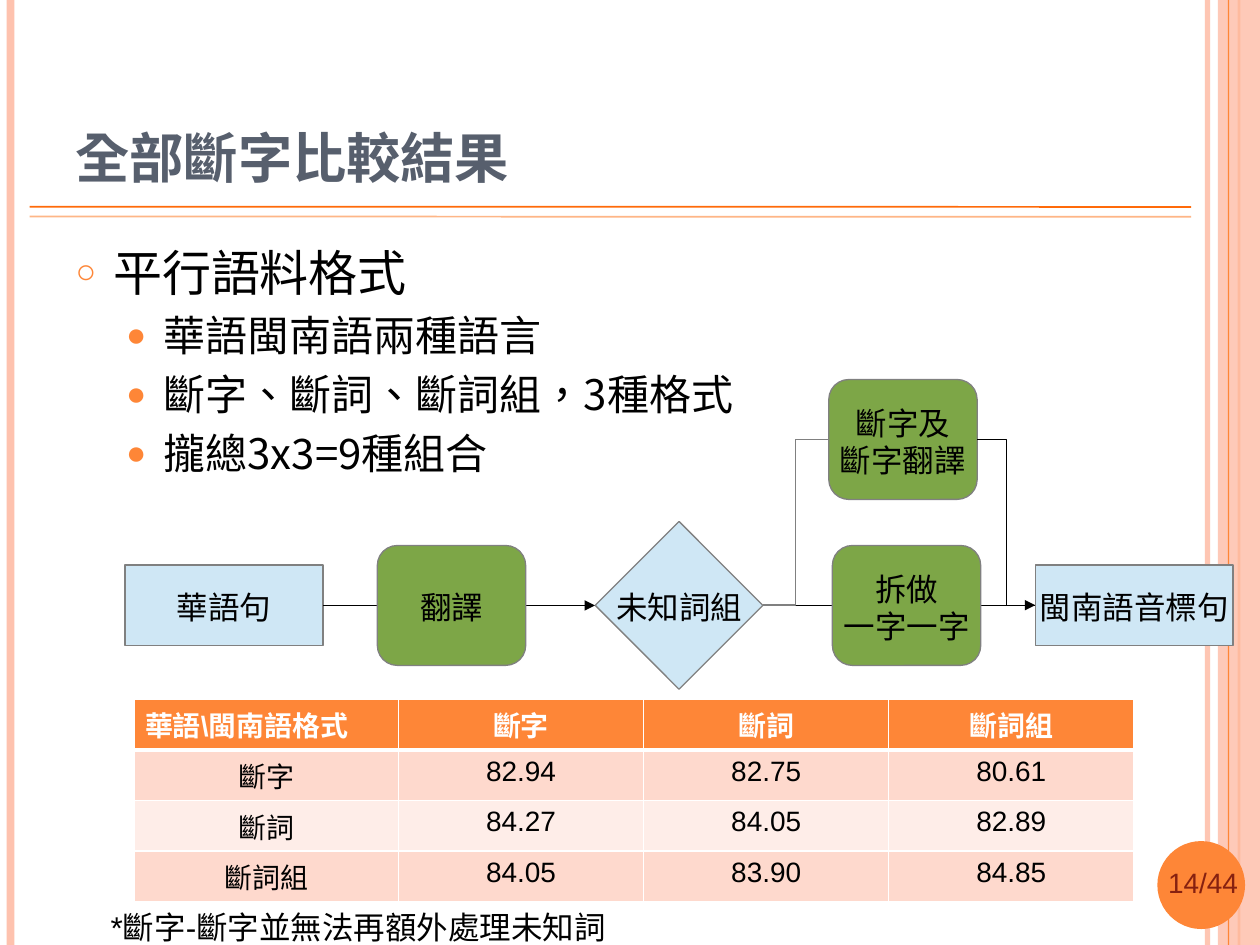
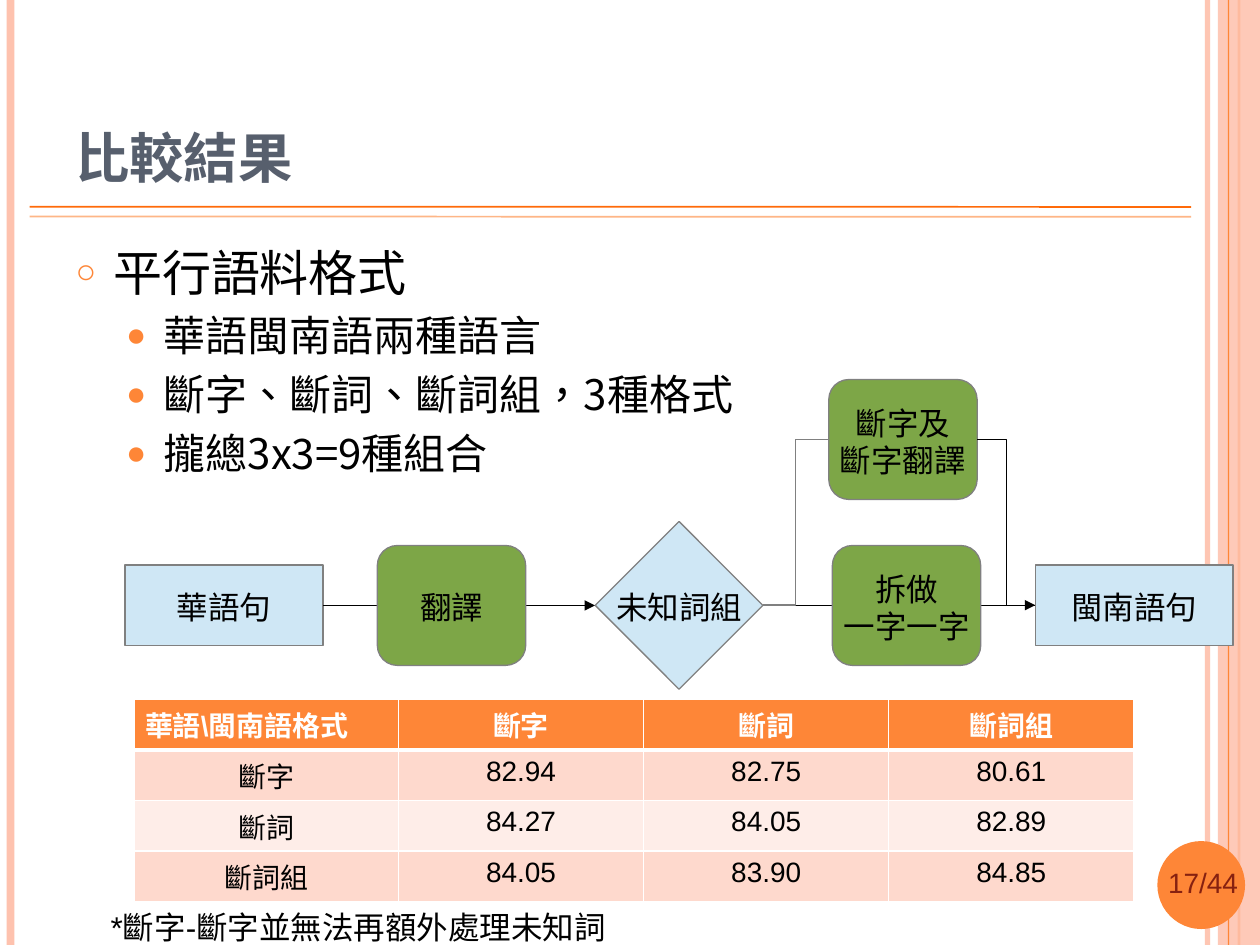
Before and after one commit to sih4sing5hong5/po3-ko3_tau5-iann2-phinn3, a slide deck: slide 17 of 翻譯報告.pptx (slide 14 before the commit). Drawn at 1260x945 pixels with LibreOffice and Linux fonts; fonts in the diff are those of the drawing; background and template pictures are left out. Boxes give left, top, right and bottom in pixels: in the first picture for what was removed or moved away, otherwise in the second. Text is boxed around its words. In the diff, an @@ line names an element or a change of style, - is before the commit and + after.

```diff
--- a/翻譯報告.pptx
+++ b/翻譯報告.pptx
@@ title at <box>75,131,292,183</box>: text changed @@
-全部斷字比較結果
+比較結果
@@ text in rectangle at <box>1071,592,1197,622</box>: text changed @@
-閩南語音標句
+閩南語句
@@ page number at <box>1168,873,1238,893</box>: text changed @@
-14/44
+17/44
```
Also in this commit, not shown: 19 other slides changed, 2 slides added.
